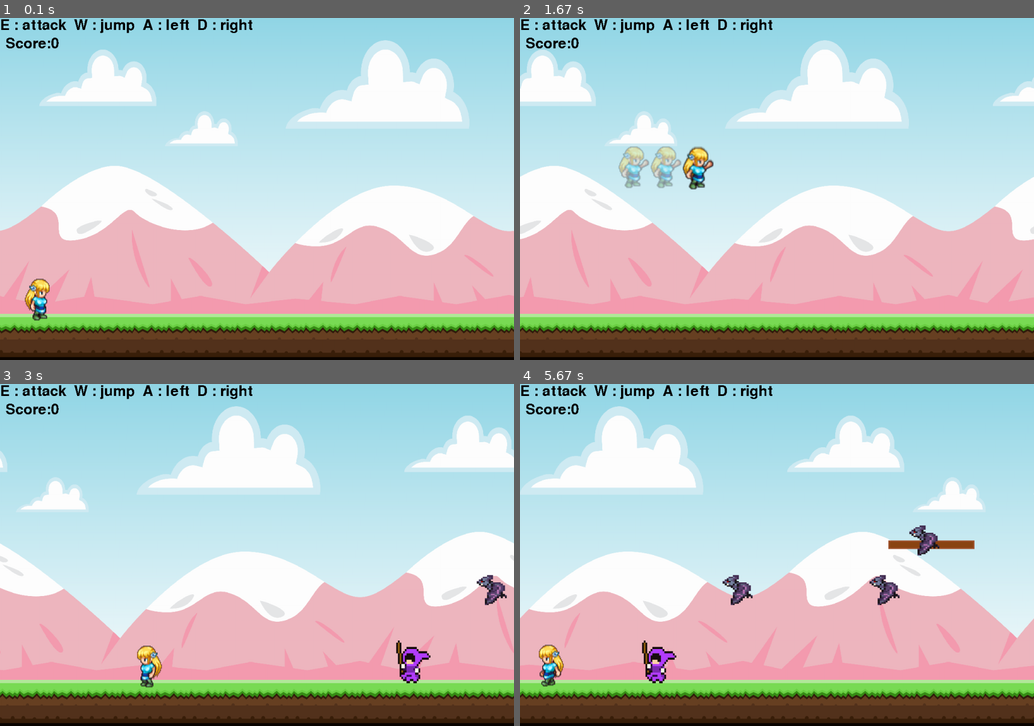
Above: before the commit, frames 1-4 (two rows, left to right).
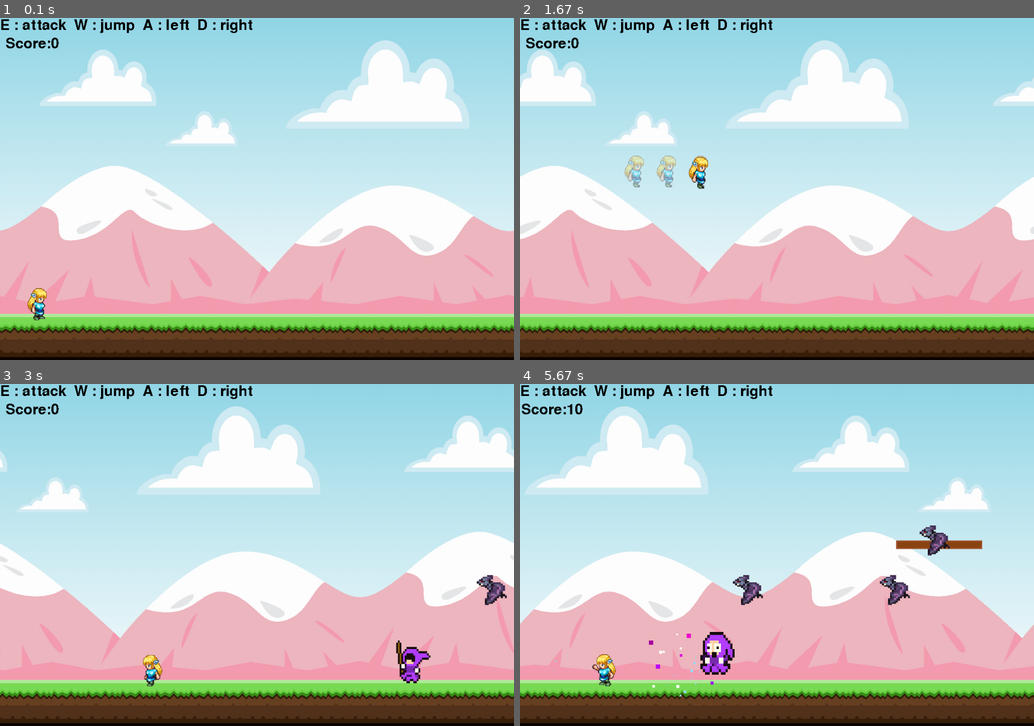
Above: after the commit, the same moments.

Repository: YOU327/-pygame
Game: pygame game, started from shit.py
Same seed, same stepped clock (60 frames per second), same inputs: the game is played once before the commit and once after it.
Inputs (mouse positions are in pixels of both pictures, inside the frame that each line leads up to):
- Up to frame 1 (0.1 s): no input
- Up to frame 2 (1.67 s): press the mouse at (756, 202) at 0.37 s; move the mouse to (848, 192) at 0.47 s; release the mouse at (941, 178) at 0.6 s; hold D 0.67-1.13 s; hold W 1.17-1.47 s; tap Ctrl at 1.5 s
- Up to frame 3 (3 s): hold D 1.83-2.3 s; hold A 2.33-2.87 s; hold A from 2.9 s (still down)
- Up to frame 4 (5.67 s): tap E at 3.05, 4.22, 5.55 s; release A at 3.3 s; hold W 3.33-3.7 s; tap Right Ctrl at 3.73 s; hold D 4.07-4.7 s; press the mouse at (756, 568) at 4.77 s; move the mouse to (725, 507) at 4.87 s; move the mouse to (694, 442) at 4.97 s; release the mouse at (694, 442) at 5 s; press the mouse at (756, 568) at 5.1 s; move the mouse to (833, 548) at 5.2 s; move the mouse to (910, 524) at 5.3 s; release the mouse at (910, 524) at 5.33 s; hold A from 5.4 s (still down)

The runs differ from the first frame. In frame 1, 0.4% of the frame differs, in the area x 4-10%, y 76-89%; in frame 2, 1.3%; in frame 3, 0.4%; in frame 4, 9.6%, in the area x 0-100%, y 5-98%.

Commit message:
feat: implement multi-directional attack system and optimize player sprite loading using a unified spritesheet

Diff:
--- a/shit.py
+++ b/shit.py
@@ -42,7 +42,7 @@
                     hit_by_effect = True
                     break
 
-            if (good_rec.colliderect(obstacle_rect) and good_surface in good_attack_frames) or hit_by_effect:
+            if (good_rec.colliderect(obstacle_rect) and is_attacking) or hit_by_effect:
                 hit_stop_frames = 6
                 screen_shake_intensity = 5
                 combo_count += 1
@@ -76,46 +76,64 @@
 
 
 def player_animation():
-    global good_surface, good_index, good_backward_index, good_attack_index, on_ground, facing_right
+    global good_surface, good_index, good_attack_index, on_ground, facing_right, is_attacking, attack_mode, good_gravity
     keys = pygame.key.get_pressed()
-
-    if keys[pygame.K_e]:
-        if on_ground:
-            good_rec.x -= 2
-        old_idx = int(good_attack_index)
-        good_attack_index += 0.15
-        if good_attack_index >= 21:
-            good_attack_index = 16
-
-        if int(good_attack_index) == 18 and old_idx == 17:
-            direction = 1 if facing_right else -1
-            spawn_x = good_rec.right - 10 if facing_right else good_rec.left + 10
-            punch_effects_list.append({'x': spawn_x, 'y': good_rec.centery, 'timer': 0, 'dir': direction})
-
-        surf = good_walk[int(good_attack_index)]
-        good_surface = surf if facing_right else pygame.transform.flip(surf, True, False)
-        if good_rec.x < 0:
-            good_rec.x = 0
+    mouse_click = pygame.mouse.get_pressed()[0]
+
+    # Attack Triggers
+    if not is_attacking:
+        if not on_ground and keys[pygame.K_s]:
+            is_attacking = True
+            attack_mode = "kick_down"
+            good_attack_index = 0
+            good_gravity = 15 # Dive kick momentum
+        elif mouse_click:
+            is_attacking = True
+            good_attack_index = 0
+            if keys[pygame.K_w]:
+                attack_mode = "kick_up"
+            else:
+                attack_mode = "slash"
+
+    if is_attacking:
+        good_attack_index += 0.25
+        frames_to_use = []
+        if attack_mode == "slash":
+            frames_to_use = good_strike_right if facing_right else good_strike_left
+        elif attack_mode == "kick_down":
+            frames_to_use = good_thrust_down
+        elif attack_mode == "kick_up":
+            frames_to_use = good_thrust_up
+
+        if good_attack_index >= len(frames_to_use):
+            is_attacking = False
+            good_attack_index = 0
+            good_surface = good_walk_right[0] if facing_right else good_walk_left[0]
+        else:
+            good_surface = frames_to_use[int(good_attack_index)]
+            # Wave effect spawn
+            if int(good_attack_index) == 3: # Frame for slash wave
+                direction = 1 if facing_right else -1
+                spawn_x = good_rec.right - 10 if facing_right else good_rec.left + 10
+                punch_effects_list.append({'x': spawn_x, 'y': good_rec.centery, 'timer': 0, 'dir': direction})
     else:
-        good_attack_index = 16
         if not on_ground:
-            good_surface = good_jump
+            good_surface = good_walk_right[3] if facing_right else good_walk_left[3] # Jump frame
         else:
             if keys[pygame.K_d]:
                 good_index += 0.2
-                if good_index >= 7:
-                    good_index = 0
-                good_surface = good_walk[int(good_index)]
+                if good_index >= 9: good_index = 0
+                good_surface = good_walk_right[int(good_index)]
+                facing_right = True
             elif keys[pygame.K_a]:
-                good_backward_index += 0.2
-                if good_backward_index >= 16:
-                    good_backward_index = 8
-                good_surface = good_walk[int(good_backward_index)]
-            else:
-                good_surface = good_walk[0]
+                good_index += 0.2
+                if good_index >= 9: good_index = 0
+                good_surface = good_walk_left[int(good_index)]
+                facing_right = False
+            else:
+                good_surface = good_walk_right[0] if facing_right else good_walk_left[0]
                 good_rec.x -= 2
-                if good_rec.x < 0:
-                    good_rec.x = 0
+                if good_rec.x < 0: good_rec.x = 0
 
 
 pygame.init()
@@ -164,6 +182,28 @@
         for i in range(start, end + 1)
     ]
 
+def get_frames_from_sheet(path, rows, cols, size, frame_count=None, row_to_get=None):
+    sheet = pygame.image.load(path).convert_alpha()
+    sheet_w, sheet_h = sheet.get_size()
+    fw, fh = sheet_w // cols, sheet_h // rows
+    frames = []
+
+    if row_to_get is not None:
+        actual_count = frame_count if frame_count is not None else cols
+        for c in range(actual_count):
+            rect = pygame.Rect(c * fw, row_to_get * fh, fw, fh)
+            frame = sheet.subsurface(rect)
+            frames.append(pygame.transform.scale(frame, size))
+        return frames
+
+    for i in range(frame_count):
+        row = i // cols
+        col = i % cols
+        rect = pygame.Rect(col * fw, row * fh, fw, fh)
+        frame = sheet.subsurface(rect)
+        frames.append(pygame.transform.scale(frame, size))
+    return frames
+
 # bad
 bad1_frames = load_animation('bad1', "YeOldyNecroGuy", (80, 100), 1, 6)
 bad1_frame_index = 0
@@ -199,25 +239,26 @@
         return []
 
 
-good_walk_frames = load_animation("player", "SaraFullSheet", (100, 100), 1, 8)
-good_backward_walk_frames = load_animation("player", "SaraFullSheet_", (100, 100), 1, 8)
-
-
-good_attack_frames = [
-    pygame.transform.scale(pygame.image.load(os.path.join(
-        current_dir, "player", "SaraFullSheethit.png")), (100, 100)).convert_alpha()
-] + load_animation("player", "SaraFullSheethit", (100, 100), 2, 5)
-
-good_die_surface = pygame.transform.scale(pygame.image.load(os.path.join(
-    current_dir, "player", "SaraFullSheetdie.png")), (100, 100)).convert_alpha()
-
-good_attack_index = 16
-good_walk = good_walk_frames + good_backward_walk_frames + good_attack_frames
+# Player Spritesheet Optimization
+player_sheet_path = os.path.join(current_dir, "player", "SaraFullSheet.png")
+# Layout: 13 cols x 21 rows (64x64 pixels/grid)
+# LPC Standard Frame Counts: Walk=9, Strike=6, Thrust=8, Die=6
+good_walk_right = get_frames_from_sheet(player_sheet_path, 21, 13, (100, 100), row_to_get=11, frame_count=9)
+good_walk_left = get_frames_from_sheet(player_sheet_path, 21, 13, (100, 100), row_to_get=9, frame_count=9)
+good_strike_right = get_frames_from_sheet(player_sheet_path, 21, 13, (100, 100), row_to_get=15, frame_count=6)
+good_strike_left = get_frames_from_sheet(player_sheet_path, 21, 13, (100, 100), row_to_get=13, frame_count=6)
+good_thrust_down = get_frames_from_sheet(player_sheet_path, 21, 13, (100, 100), row_to_get=6, frame_count=8)
+good_thrust_up = get_frames_from_sheet(player_sheet_path, 21, 13, (100, 100), row_to_get=4, frame_count=8)
+good_die_frames = get_frames_from_sheet(player_sheet_path, 21, 13, (100, 100), row_to_get=20, frame_count=6)
+
+good_attack_frames = good_strike_right + good_strike_left + good_thrust_down + good_thrust_up
+good_die_surface = good_die_frames[5] # Fully collapsed frame
+
+good_attack_index = 0
+is_attacking = False
+attack_mode = "slash" # "slash", "kick_down", "kick_up"
 good_index = 0
-good_backward_index = 8
-good_jump = pygame.transform.scale(pygame.image.load(os.path.join(
-    current_dir, "player", "SaraFullSheet_jump.png")), (100, 100)).convert_alpha()
-good_surface = good_walk[good_index]
+good_surface = good_walk_right[good_index]
 good_rec = good_surface.get_rect(midbottom=(100, HEIGHT-90))
 good_gravity = 0
 
Binary file changed: player/SaraFullSheet.png
